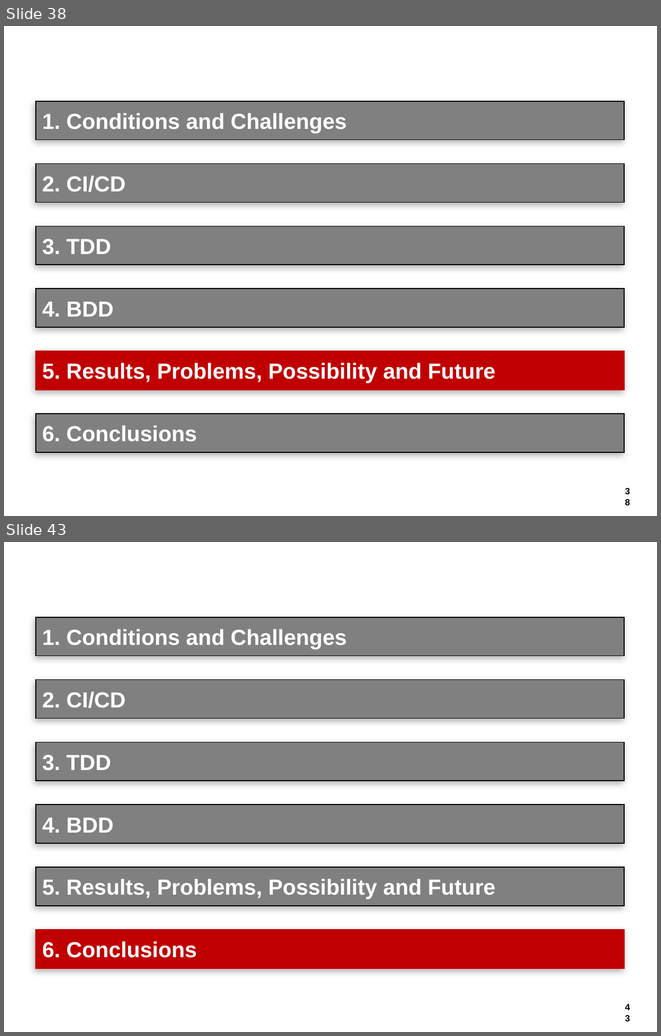
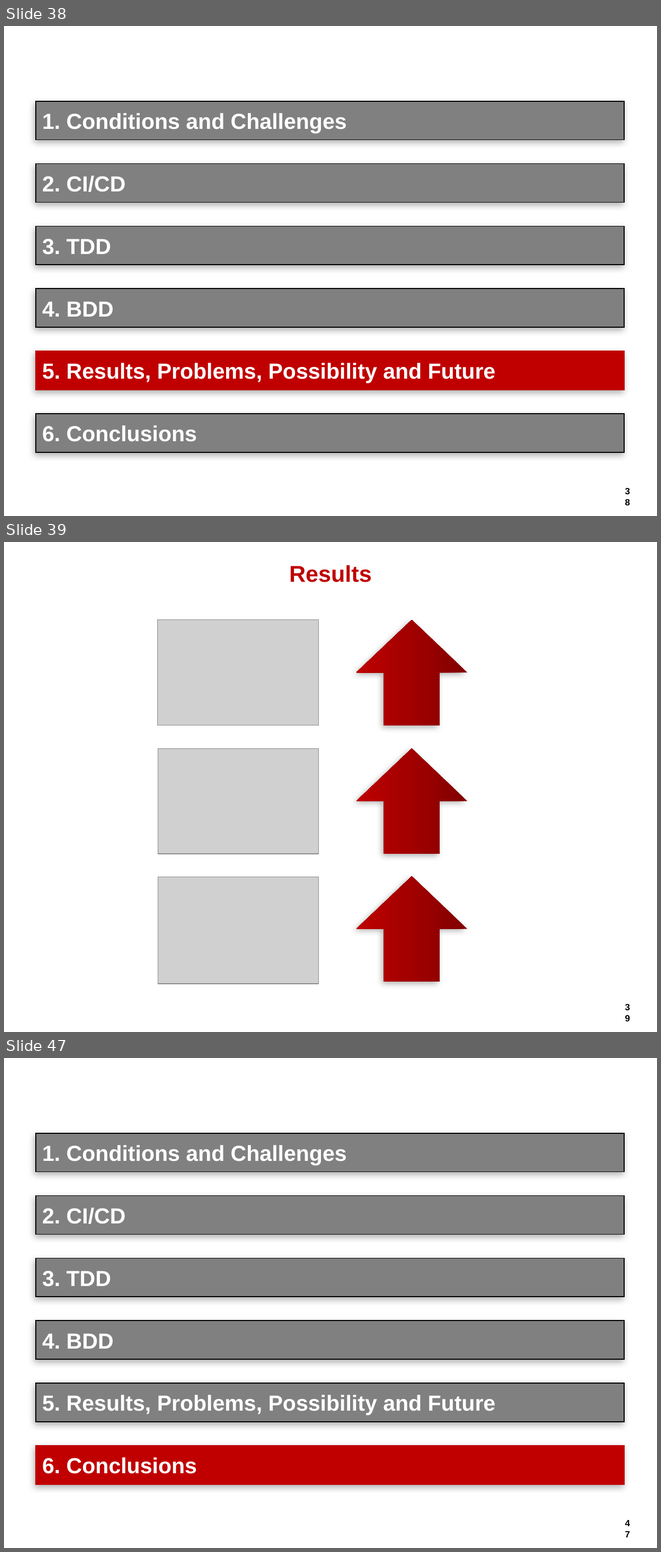
Before and after one commit to hageyahhoo/agile2014, a slide deck: presentations/TechnologyDrivenDevelopment.pptx. Shown one above the other, each under a label of ours: slides 38 and 43 before the commit, slides 38, 39 and 47 after it; the slides between them are not shown. The pictures are 661x1036 and 661x1552 pixels, drawn with LibreOffice and Linux fonts; fonts in the diff are those of the drawing; grey boxes stand for pictures; background and template pictures are left out. Boxes give left, top, right and bottom in pixels: in the first picture for what was removed or moved away, otherwise in the second. Text is boxed around its words. In the diff, an @@ line names an element or a change of style, - is before the commit and + after.

```diff
--- a/presentations/TechnologyDrivenDevelopment.pptx
+++ b/presentations/TechnologyDrivenDevelopment.pptx
@@ slide 39 added at [4, 542, 657, 1032], background #FFFFFF; not listed: 1 template element that a slide beside it also shows @@
@@ title added at [289, 565, 372, 582], 25.2 pt, text #BF0000, bold @@
+Results
@@ picture added at [158, 620, 319, 725] @@
@@ up arrow added at [356, 620, 467, 725], fill gradient #820000 to #A30000 to #BF0000 @@
@@ picture added at [158, 748, 318, 854] @@
@@ up arrow added at [356, 748, 467, 854], fill gradient #820000 to #A30000 to #BF0000 @@
@@ picture added at [158, 877, 318, 983] @@
@@ up arrow added at [356, 876, 467, 981], fill gradient #820000 to #A30000 to #BF0000 @@
@@ what was slide 43 is now slide 47 @@
```
Also in this commit, not shown: 5 slides changed, 9 other slides added, 5 slides removed.
